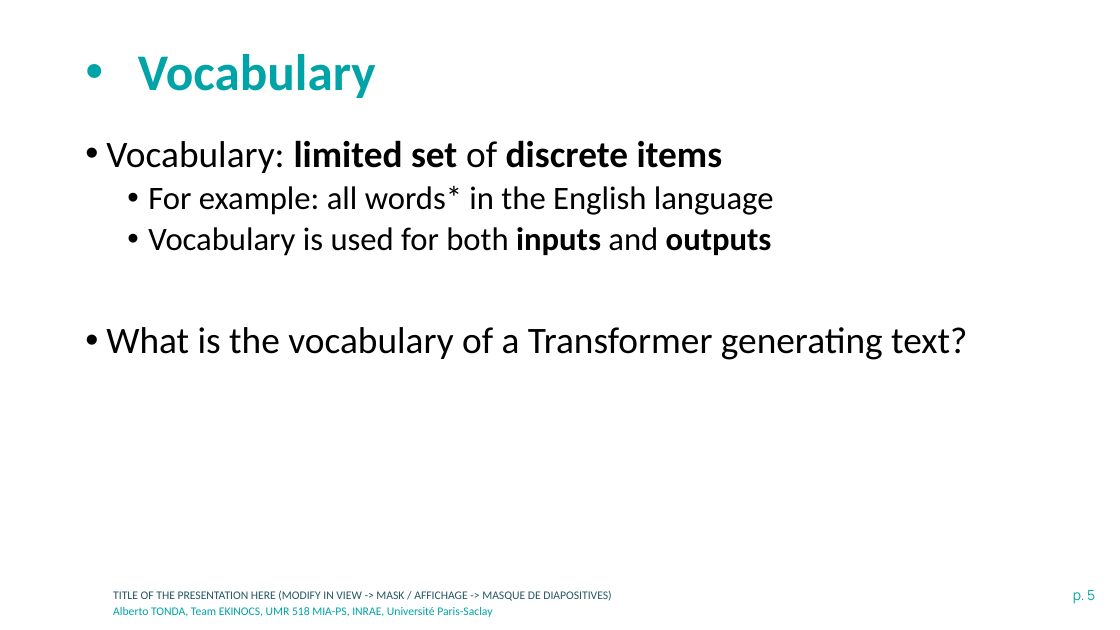
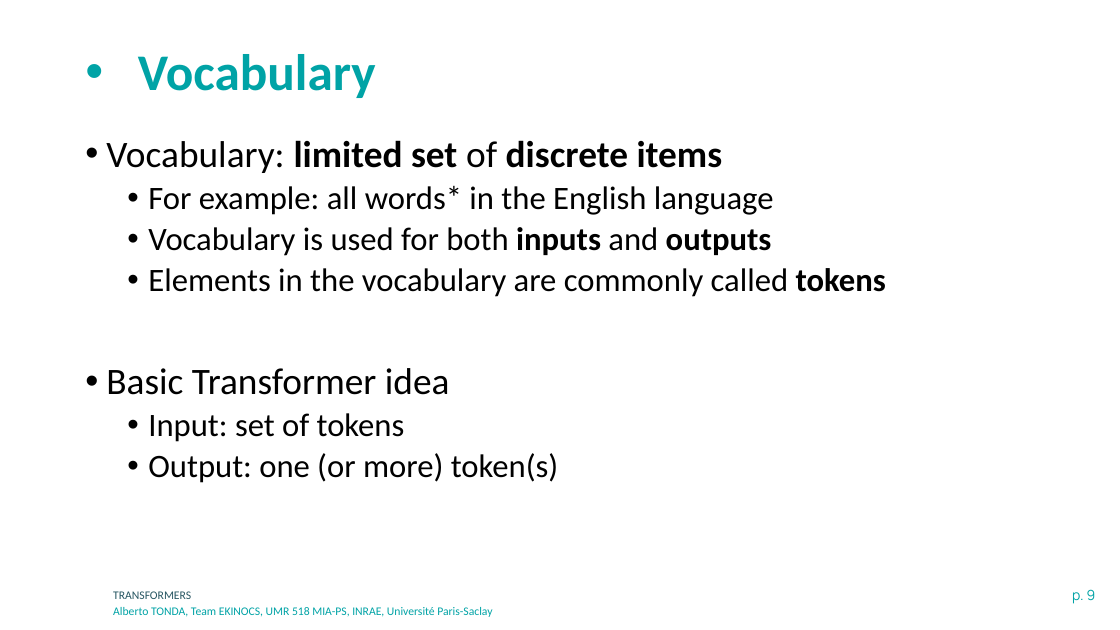
Before and after one commit to albertotonda/teaching, a slide deck: slide 9 of deep-learning-in-practice-with-pytorch/5-transformers.pptx (slide 5 before the commit). Drawn at 1120x630 pixels with LibreOffice and Linux fonts; fonts in the diff are those of the drawing; background and template pictures are left out. Boxes give left, top, right and bottom in pixels: in the first picture for what was removed or moved away, otherwise in the second. Text is boxed around its words. In the diff, an @@ line names an element or a change of style, - is before the commit and + after.

```diff
--- a/deep-learning-in-practice-with-pytorch/5-transformers.pptx
+++ b/deep-learning-in-practice-with-pytorch/5-transformers.pptx
@@ text at bbox=[106, 268, 886, 483]: text changed; size 32 to 28 pt @@
-• What is the vocabulary of a Transformer generating text?
+  • Elements in the vocabulary are commonly called tokens
+• Basic Transformer idea
+  • Input: set of tokens
+  • Output: one (or more) token(s)
@@ text at bbox=[113, 591, 191, 599]: text changed @@
-TITLE OF THE PRESENTATION HERE (MODIFY IN VIEW -> MASK / AFFICHAGE -> MASQUE DE DIAPOSITIVES)
+TRANSFORMERS
@@ page number at bbox=[1072, 589, 1096, 604]: text changed @@
-p. 5
+p. 9
```
Also in this commit, not shown: 4 other slides changed, 5 slides added, 11 other files.
